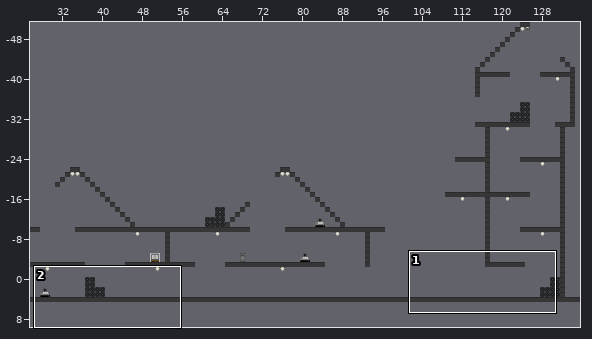
Level history. Tiled map: SciFiSynthesize/assets/images/level2.tmx. The first picture is a wide view before the edit; the outline marks the close-up.
Close-up. The starting point:
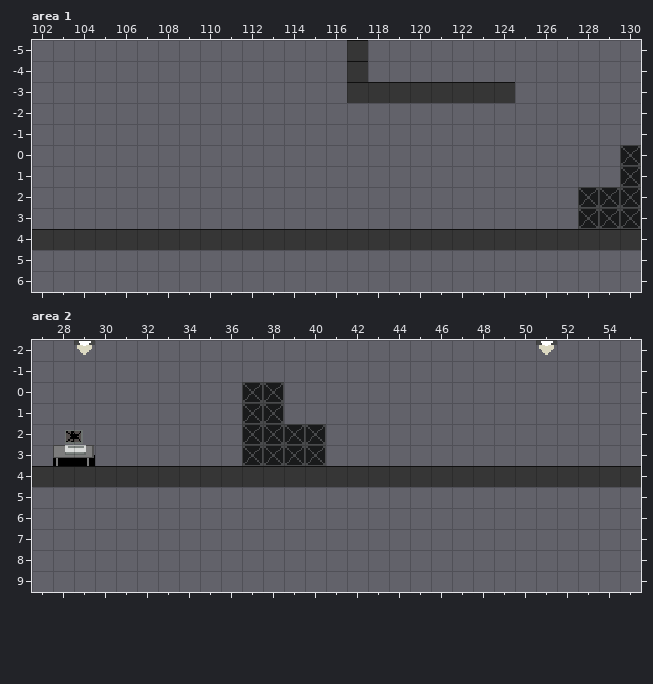
Cells are 14x14 px. Shown: area 1 x 102..130, y -5..6; area 2 x 27..55, y -2..9. The commit also changed other parts of the map, which this record leaves out.
The result:
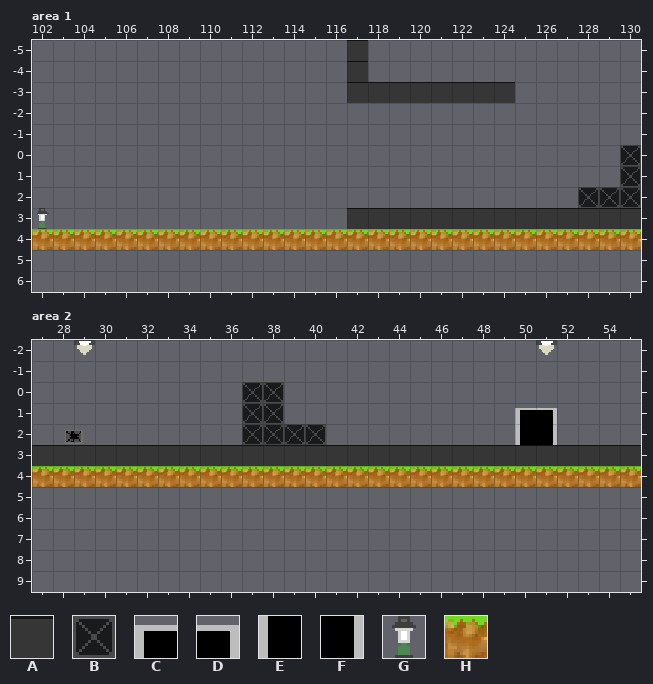
Key: from "Tile Sets 1": A 2, B 21, C 40, D 41, E 54, F 55; from "Tile Sets 2": G 0, H 16.
_ is an empty cell.
Tiles of an added or newly shown layer are drawn over the layers below it.
Author's note on the commit: Remake level 2 map, add Tile Set 2 Used both resources form tile set 1 and tile set 2 in the map of level 2
Difference:
Layer "Boxes", area 1:
y 3: x 128..130 BBB -> ___
Layer "DecorationSet2" (added), area 1:
y 3: x 102 _ -> G
Layer "Ground", area 1:
y 3: x 117..130 ______________ -> AAAAAAAAAAAAAA
y 4: x 102..130 AAAAAAAAAAAAAAAAAAAAAAAAAAAAA -> HHHHHHHHHHHHHHHHHHHHHHHHHHHHH
Layer "Boxes", area 2:
y 3: x 37..40 BBBB -> ____
Layer "DecorationSet1", area 2:
y 1: x 50..51 __ -> CD
y 2: x 50..51 __ -> EF
Layer "Ground", area 2:
y 3: x 27..55 _____________________________ -> AAAAAAAAAAAAAAAAAAAAAAAAAAAAA
y 4: x 27..55 AAAAAAAAAAAAAAAAAAAAAAAAAAAAA -> HHHHHHHHHHHHHHHHHHHHHHHHHHHHH
Changed places in both close-ups, as pixel boxes (x1, y1, x2, y2):
changed: (32, 208, 641, 250)
changed: (32, 408, 641, 487)
